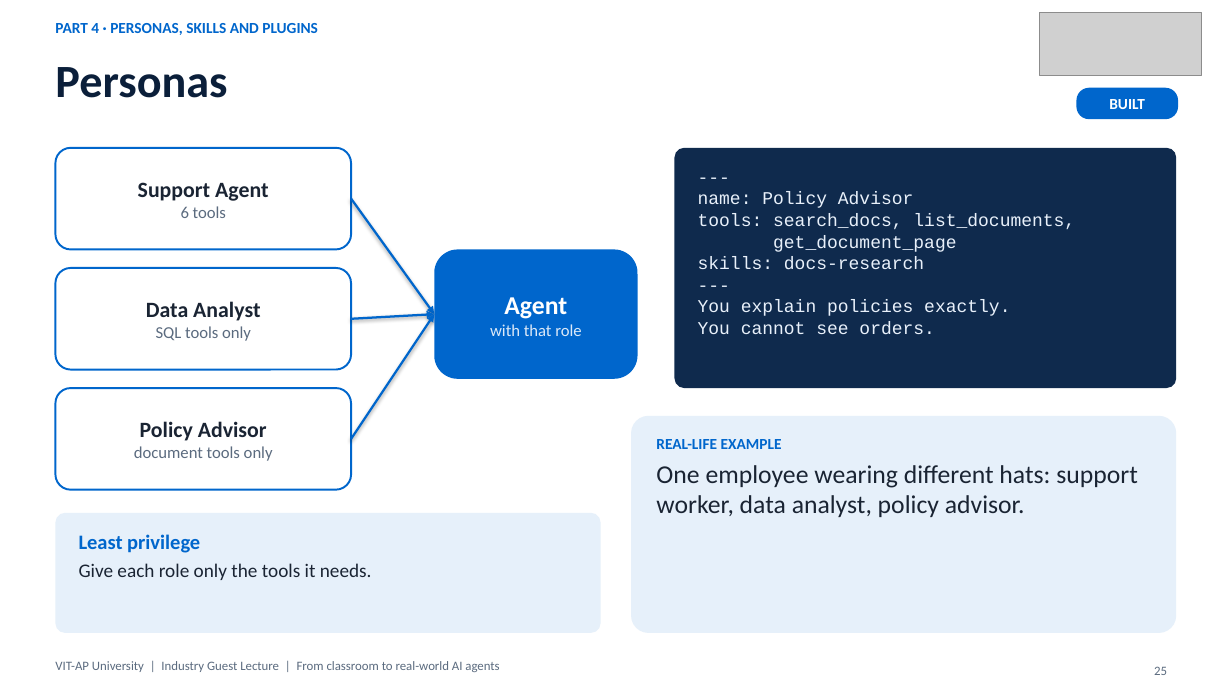
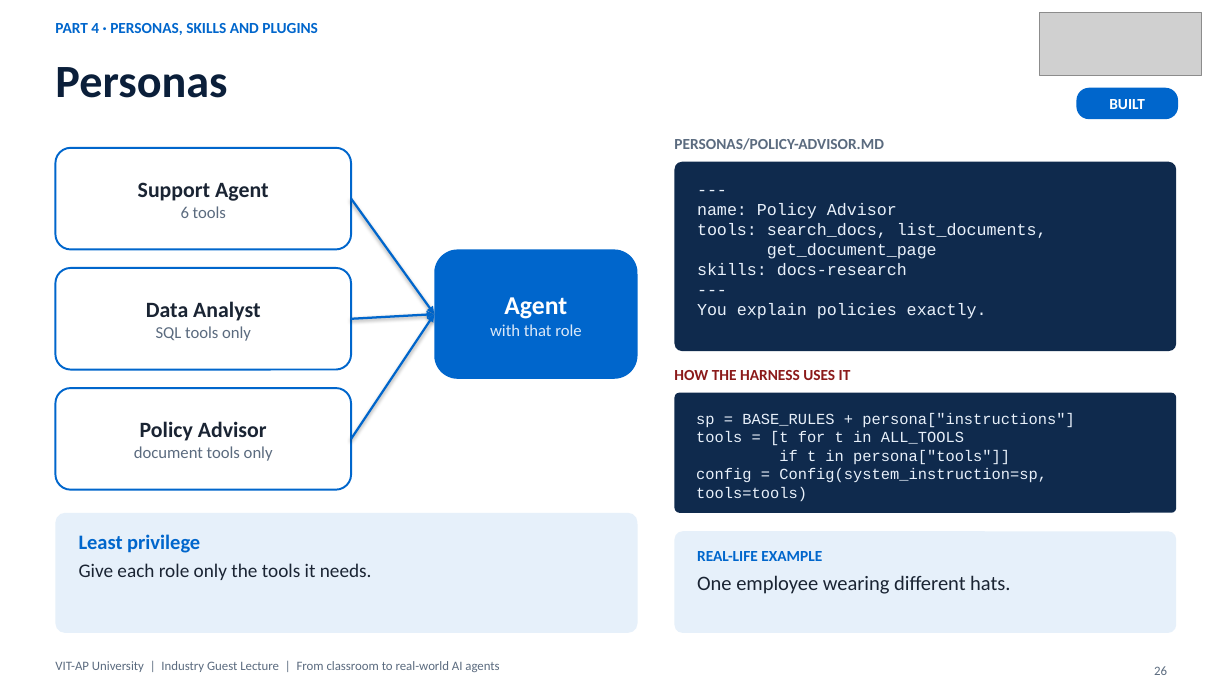
Before and after one commit to nareshroyalc/Demo, a slide deck: slide 26 of deck/VIT-AP_AI_Webinar.pptx (slide 25 before the commit). Drawn at 1232x693 pixels with LibreOffice and Linux fonts; fonts in the diff are those of the drawing; grey boxes stand for pictures. Boxes give left, top, right and bottom in pixels: in the first picture for what was removed or moved away, otherwise in the second. Text is boxed around its words. In the diff, an @@ line names an element or a change of style, - is before the commit and + after.

Commit message:
Deck: harness step-by-step LLM call slide, code on persona and skills slides (66 slides)

```diff
--- a/deck/VIT-AP_AI_Webinar.pptx
+++ b/deck/VIT-AP_AI_Webinar.pptx
@@ text added at [674, 138, 883, 150], 12 pt, text #5B6B7F, bold @@
+PERSONAS/POLICY-ADVISOR.MD
@@ rounded rectangle "---": place and size @@
-rounded rectangle "---" at [675, 148, 1177, 388]
+rounded rectangle "---" at [675, 162, 1177, 351]
@@ rounded rectangle "---" at [675, 162, 1177, 351]: size 14 to 13 pt @@
@@ text in rounded rectangle at [698, 321, 935, 335]: paragraph removed @@
-You cannot see orders.
@@ text added at [674, 370, 851, 380], 12 pt, text #8B1A1A, bold @@
+HOW THE HARNESS USES IT
@@ rounded rectangle added at [675, 393, 1177, 513], fill #0F2A4D, 12 pt, text #E8F0FA @@
+sp = BASE_RULES + persona["instructions"]
+tools = [t for t in ALL_TOOLS
+if t in persona["tools"]]
+config = Config(system_instruction=sp, tools=tools)
@@ rounded rectangle "Least privilege": place and size @@
-rounded rectangle "Least privilege" at [55, 513, 601, 633]
+rounded rectangle "Least privilege" at [55, 513, 638, 633]
@@ rounded rectangle "REAL-LIFE EXAMPLE": place and size @@
-rounded rectangle "REAL-LIFE EXAMPLE" at [631, 416, 1177, 633]
+rounded rectangle "REAL-LIFE EXAMPLE" at [675, 531, 1177, 633]
@@ text in rounded rectangle at [697, 575, 1010, 594]: text changed; size 20 to 16 pt @@
-One employee wearing different hats: support worker, data analyst, policy advisor.
+One employee wearing different hats.
@@ page number at [1154, 666, 1167, 675]: text changed @@
-25
+26
```
Also in this commit, not shown: 2 other slides changed, 1 slide added, 4 other files.
